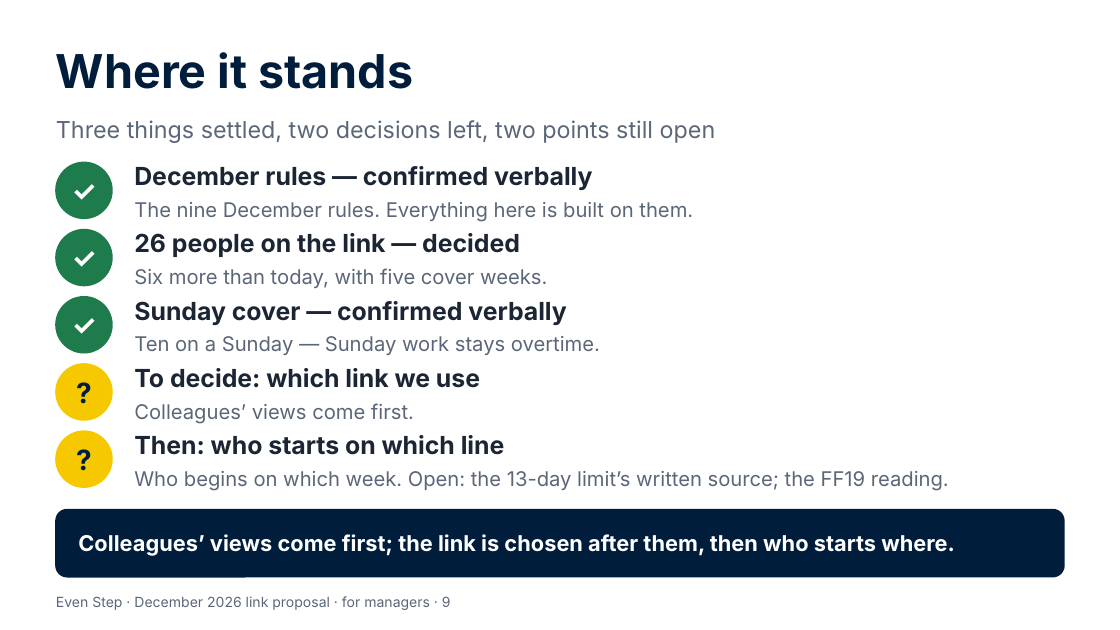
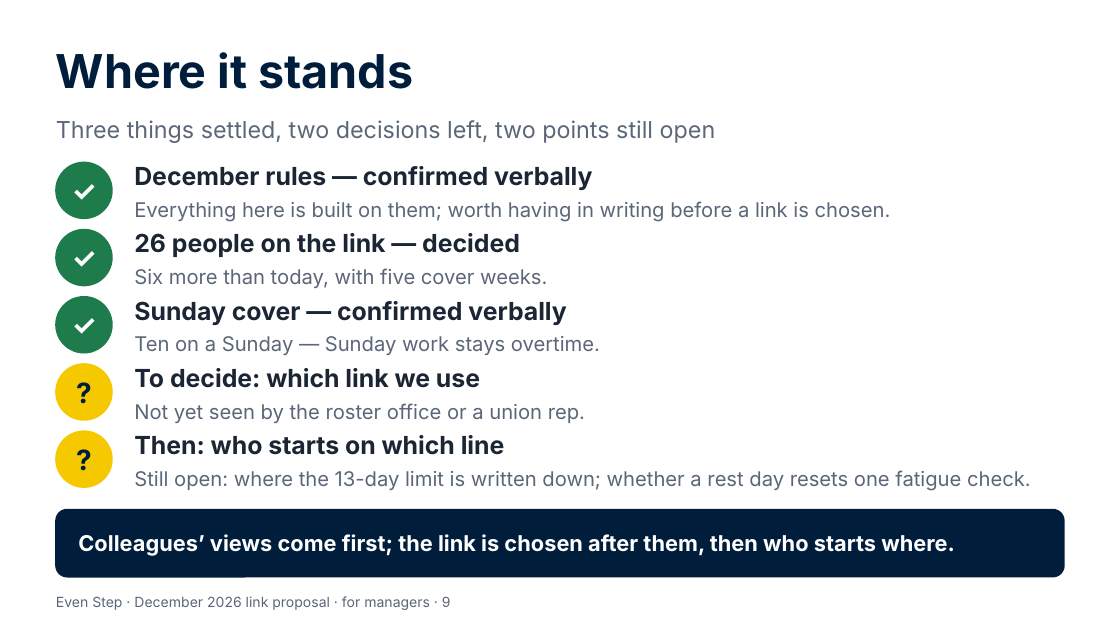
Before and after one commit to Garethdavidmiller/roster-app, a slide deck: slide 9 of docs/links-26/presentations/Even-Step-for-managers.pptx. Drawn at 1120x630 pixels with LibreOffice and Linux fonts; fonts in the diff are those of the drawing. Boxes give left, top, right and bottom in pixels: in the first picture for what was removed or moved away, otherwise in the second. Text is boxed around its words. In the diff, an @@ line names an element or a change of style, - is before the commit and + after.

```diff
--- a/docs/links-26/presentations/Even-Step-for-managers.pptx
+++ b/docs/links-26/presentations/Even-Step-for-managers.pptx
@@ text at <box>134,201,891,222</box>: text changed @@
-The nine December rules. Everything here is built on them.
+Everything here is built on them; worth having in writing before a link is chosen.
@@ text at <box>134,403,585,423</box>: text changed @@
-Colleagues’ views come first.
+Not yet seen by the roster office or a union rep.
@@ text at <box>134,470,1031,491</box>: text changed @@
-Who begins on which week. Open: the 13-day limit’s written source; the FF19 reading.
+Still open: where the 13-day limit is written down; whether a rest day resets one fatigue check.
```
Also in this commit, not shown: 9 other slides changed, 9 other files.
